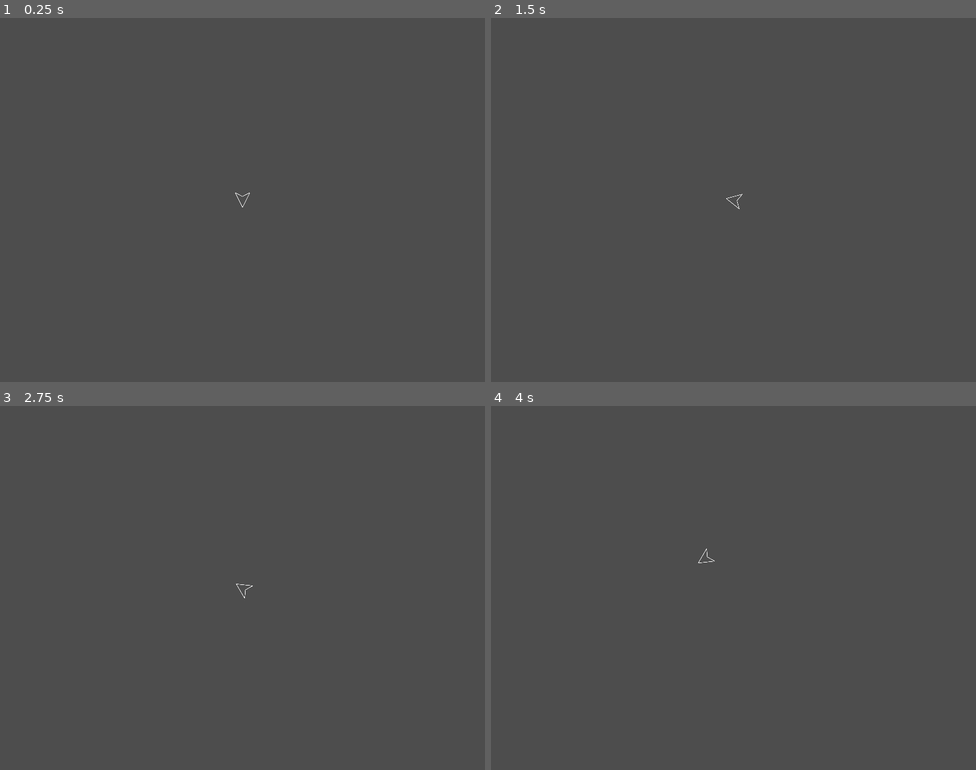
Above: before the commit, frames 1-4 (two rows, left to right).
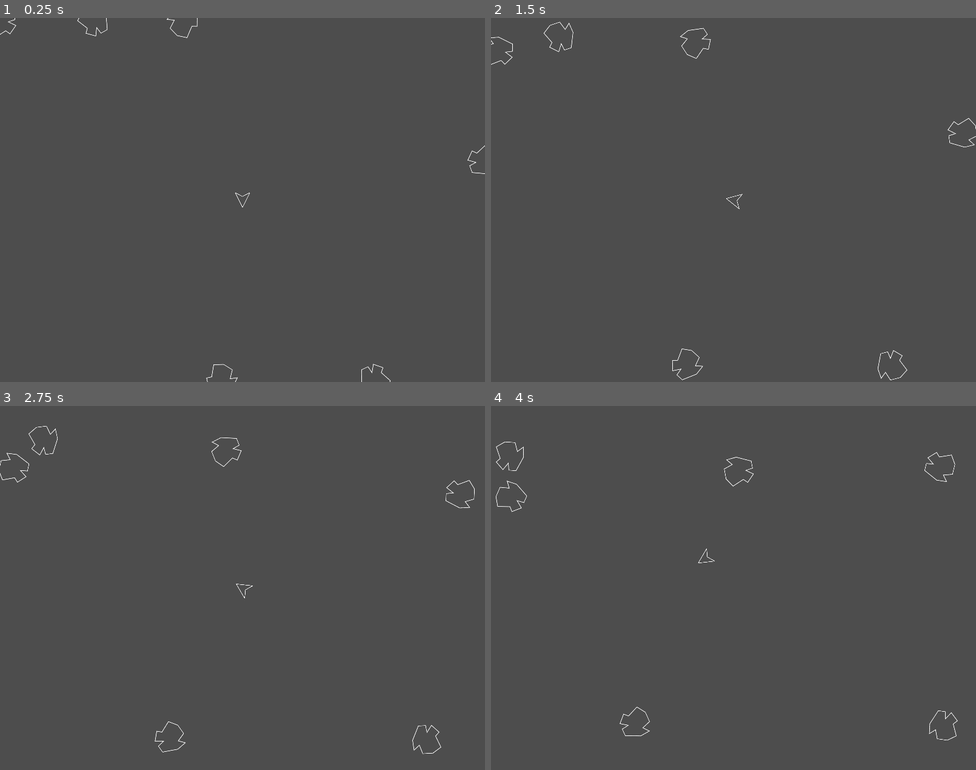
Above: after the commit, the same moments.

Repository: springcomp/asteroids_godot
Game: Godot game, scene res://scenes/main.tscn
Same seed, same stepped clock (60 frames per second), same inputs: the game is played once before the commit and once after it.
Inputs:
- Up to frame 1 (0.25 s): no input
- Up to frame 2 (1.5 s): hold Right (rotate_right) 0.53-1.28 s; hold Left (rotate_left) from 1.28 s (still down)
- Up to frame 3 (2.75 s): release Left (rotate_left) at 2.03 s; hold Right (rotate_right) from 2.03 s (still down)
- Up to frame 4 (4 s): release Right (rotate_right) at 2.78 s; hold Up (thrust) 2.78-3.53 s; hold Left (rotate_left) from 3.53 s (still down)

The runs differ from the first frame. In frame 1, 0.2% of the frame differs, in the area x 0-100%, y 0-100%; in frame 2, 0.3%; in frame 3, 0.3%; in frame 4, 0.3%, in the area x 1-97%, y 9-92%.

Commit message:
[asteroids] spawn asteroids

Diff:
--- /dev/null
+++ b/scenes/asteroid.gd
@@ -0,0 +1,24 @@
+extends Area2D
+
+class_name Asteroid
+
+@export var asteroid_scene: PackedScene
+@export var speed: float = 100
+
+var rotation_speed: float = PI / 20
+
+const asteroid_textures = [
+	"res://arts/Asteroid_01.png",
+	"res://arts/Asteroid_02.png",
+	"res://arts/Asteroid_03.png",
+	"res://arts/Asteroid_04.png",
+]
+
+var direction: Vector2
+
+func _ready():
+	direction = Vector2(0, 1).rotated(rotation)
+
+func _process(delta: float):
+	position += direction * speed * delta
+	rotation += rotation_speed * delta
--- /dev/null
+++ b/scenes/asteroid.tscn
@@ -0,0 +1,22 @@
+[gd_scene load_steps=5 format=3 uid="uid://mnipidhsixy8"]
+
+[ext_resource type="Texture2D" uid="uid://7korjy0xrwe1" path="res://arts/Asteroid_01.png" id="1_mtbs2"]
+[ext_resource type="Script" path="res://scenes/asteroid.gd" id="1_xwpk5"]
+[ext_resource type="PackedScene" uid="uid://p8rfmrdn0nrd" path="res://scenes/screen_bounds_movements.tscn" id="2_aw7cb"]
+
+[sub_resource type="CircleShape2D" id="CircleShape2D_rg1f4"]
+radius = 64.0
+
+[node name="Asteroid" type="Area2D"]
+collision_layer = 4
+collision_mask = 27
+script = ExtResource("1_xwpk5")
+
+[node name="Sprite2D" type="Sprite2D" parent="."]
+texture = ExtResource("1_mtbs2")
+
+[node name="CollisionShape2D" type="CollisionShape2D" parent="."]
+shape = SubResource("CircleShape2D_rg1f4")
+
+[node name="ScreenBoundsMovements" parent="." node_paths=PackedStringArray("node") instance=ExtResource("2_aw7cb")]
+node = NodePath("..")
--- /dev/null
+++ b/scenes/asteroid_spawner.gd
@@ -0,0 +1,20 @@
+extends Node
+
+@export var asteroid_scene: PackedScene
+@export var count: int = 6
+
+@onready var spawn_location: PathFollow2D = $ScreenEdges/SpawnLocation
+
+func _ready():
+	for i in range(count):
+		spawn_location.progress_ratio = randf()
+		var direction = spawn_location.rotation + PI / 2
+		direction += randf_range(- PI / 4, + PI / 4)
+		spawn_asteroid(spawn_location.position, direction)
+
+func spawn_asteroid(position: Vector2, direction: float):
+	var asteroid = asteroid_scene.instantiate() as Asteroid
+	asteroid.global_position = position
+	asteroid.rotation = direction
+
+	get_tree().root.add_child.call_deferred(asteroid)
--- /dev/null
+++ b/scenes/asteroid_spawner.tscn
@@ -0,0 +1,20 @@
+[gd_scene load_steps=4 format=3 uid="uid://bej0mcvn8t85q"]
+
+[ext_resource type="Script" path="res://scenes/asteroid_spawner.gd" id="1_ppg41"]
+[ext_resource type="PackedScene" uid="uid://mnipidhsixy8" path="res://scenes/asteroid.tscn" id="2_lqq1s"]
+
+[sub_resource type="Curve2D" id="Curve2D_vaucs"]
+_data = {
+"points": PackedVector2Array(0, 0, 0, 0, -1024, -768, 0, 0, 0, 0, 1024, -768, 0, 0, 0, 0, 1024, 768, 0, 0, 0, 0, -1024, 768, 0, 0, 0, 0, -1024, -768)
+}
+point_count = 5
+
+[node name="AsteroidSpawner" type="Node"]
+script = ExtResource("1_ppg41")
+asteroid_scene = ExtResource("2_lqq1s")
+
+[node name="ScreenEdges" type="Path2D" parent="."]
+curve = SubResource("Curve2D_vaucs")
+
+[node name="SpawnLocation" type="PathFollow2D" parent="ScreenEdges"]
+position = Vector2(-1024, -768)
--- a/scenes/main.tscn
+++ b/scenes/main.tscn
@@ -1,6 +1,7 @@
-[gd_scene load_steps=2 format=3 uid="uid://c53poqrkhqdlc"]
+[gd_scene load_steps=3 format=3 uid="uid://c53poqrkhqdlc"]
 
 [ext_resource type="PackedScene" uid="uid://gitx336ead6x" path="res://scenes/player.tscn" id="1_cwjfw"]
+[ext_resource type="PackedScene" uid="uid://bej0mcvn8t85q" path="res://scenes/asteroid_spawner.tscn" id="2_nyc5g"]
 
 [node name="Main" type="Node"]
 
@@ -8,3 +9,5 @@
 zoom = Vector2(0.5, 0.5)
 
 [node name="Player" parent="." instance=ExtResource("1_cwjfw")]
+
+[node name="AsteroidSpawner" parent="." instance=ExtResource("2_nyc5g")]
